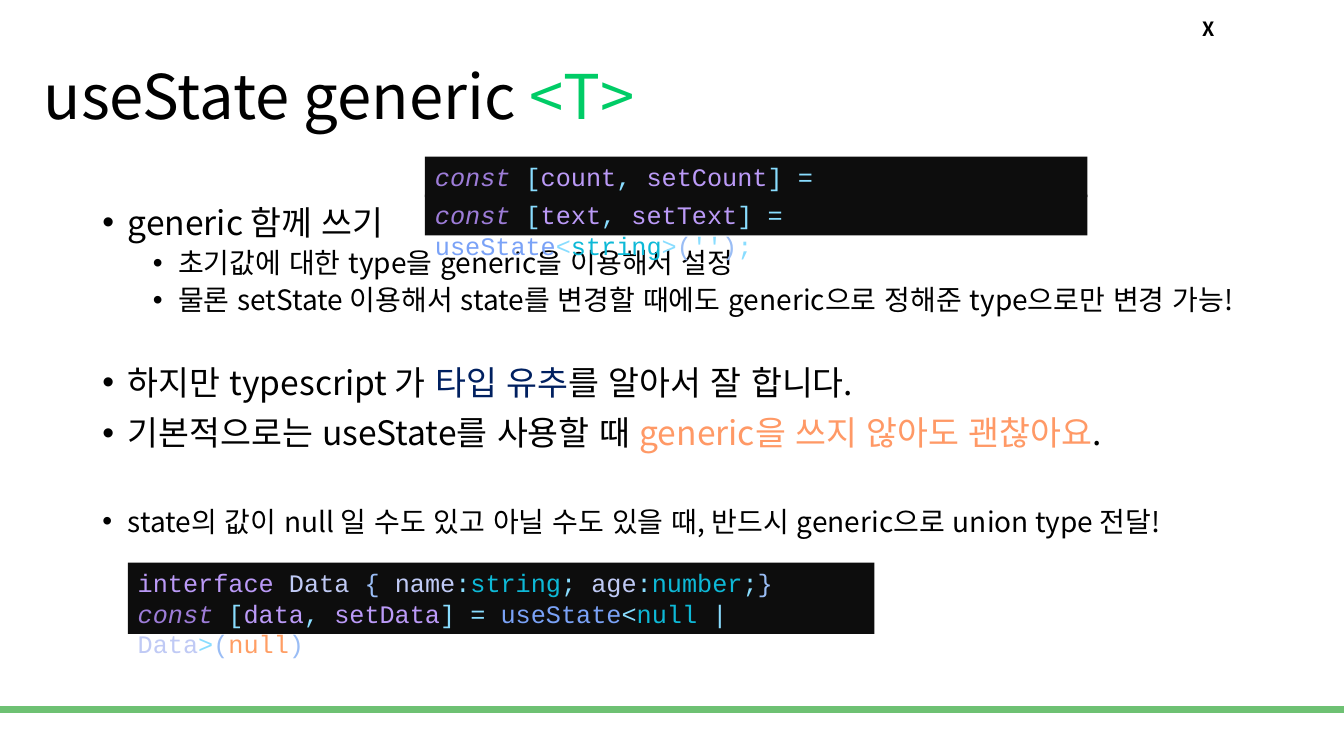
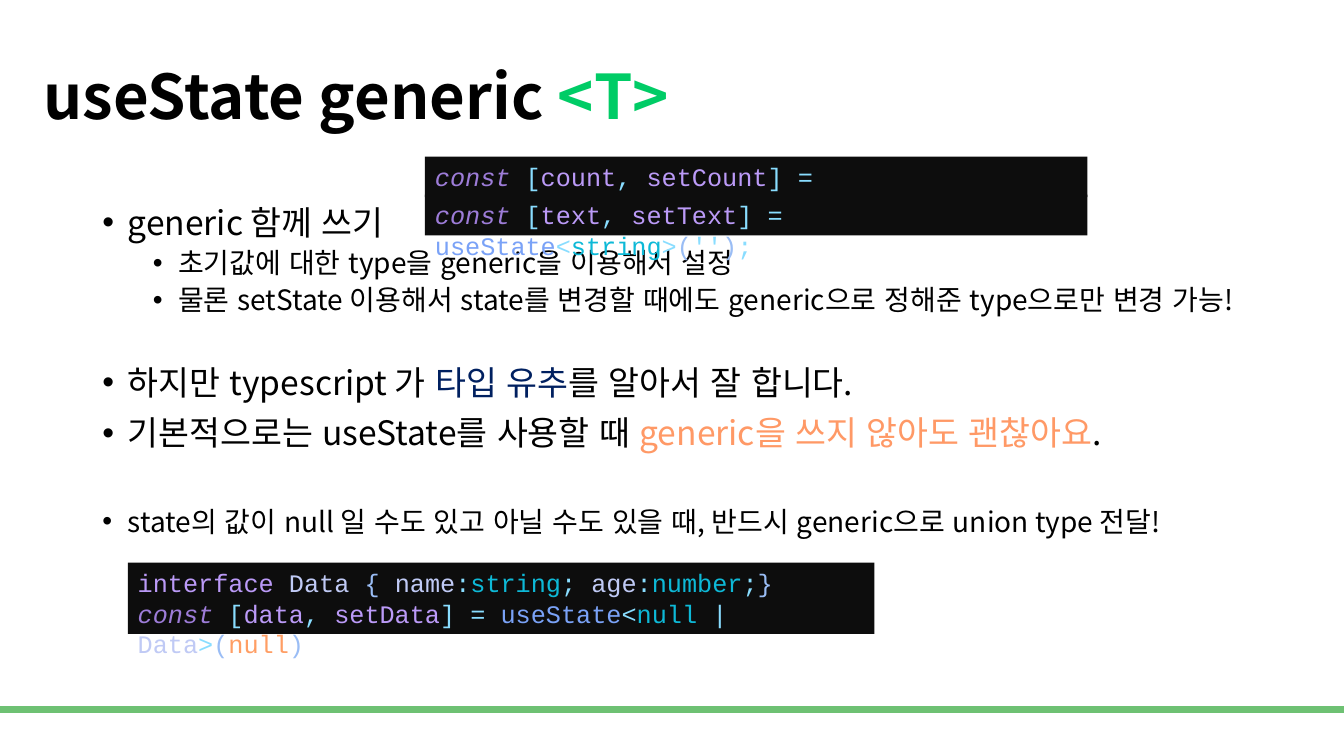
Before and after one commit to DevDamon0527/SeSAC_Yeongdeungpo_Campus_6th, a slide deck: slide 6 of material/[SeSAC_YDP_6] 33_TypeScript_with_React.pptx. Drawn at 1344x756 pixels with LibreOffice and Linux fonts; fonts in the diff are those of the drawing; background and template pictures are left out. Boxes give left, top, right and bottom in pixels: in the first picture for what was removed or moved away, otherwise in the second. Text is boxed around its words. In the diff, an @@ line names an element or a change of style, - is before the commit and + after.

```diff
--- a/material/[SeSAC_YDP_6] 33_TypeScript_with_React.pptx
+++ b/material/[SeSAC_YDP_6] 33_TypeScript_with_React.pptx
@@ title "useState generic <T>" at (44, 69, 669, 134): bold on @@
@@ text removed at (1202, 21, 1214, 36) @@
-X
```
Also in this commit, not shown: 8 other slides changed, 1 slide added, 21 other files.
